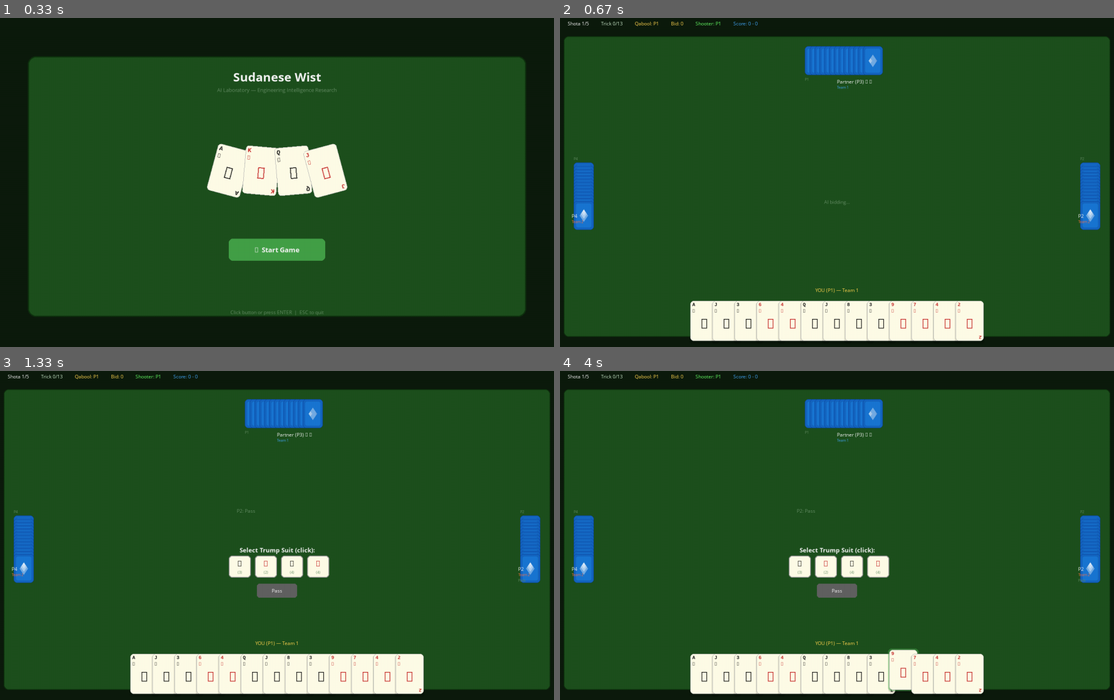
Above: before the commit, frames 1-4 (two rows, left to right).
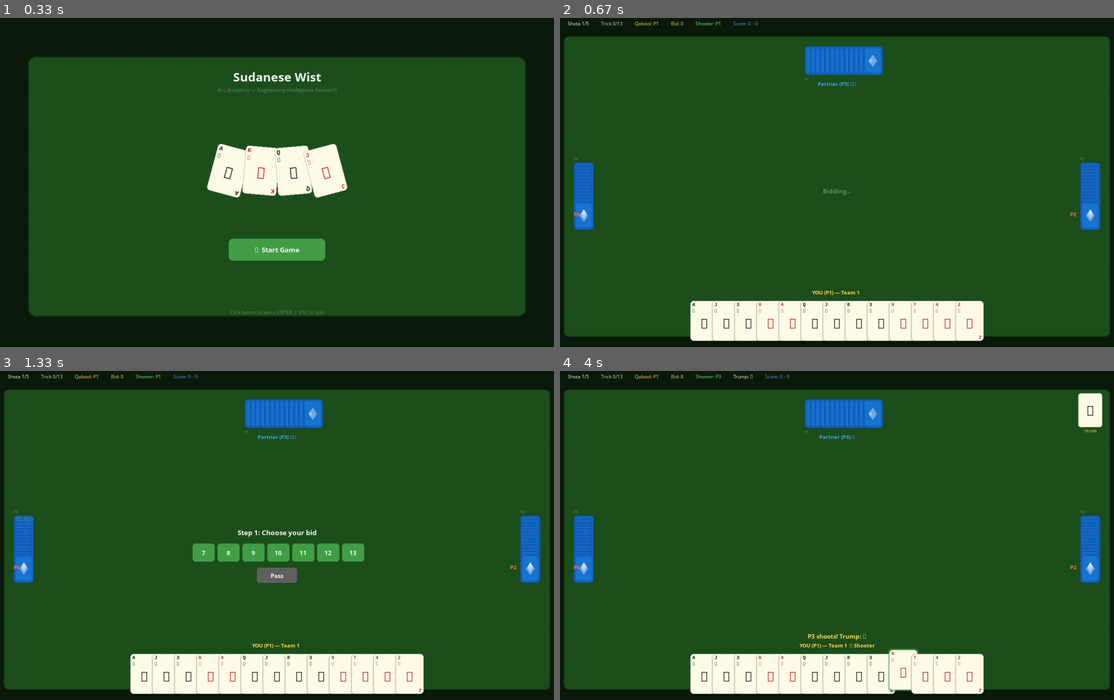
Above: after the commit, the same moments.

Repository: aamagzoub/engineering-intelligence
Game: pygame game, started from gui_pygame/main.py
Same seed, same stepped clock (60 frames per second), same inputs: the game is played once before the commit and once after it.
Inputs (mouse positions are in pixels of both pictures, inside the frame that each line leads up to):
- Up to frame 1 (0.33 s): no input
- Up to frame 2 (0.67 s): tap Enter at 0.33 s
- Up to frame 3 (1.33 s): click (144, 542) at 0.72 s; click (105, 486) at 1.05 s
- Up to frame 4 (4 s): click (726, 673) at 1.38 s; click (848, 426) at 1.72 s; click (787, 551) at 2.05 s, where only the run after the commit has a clickable "8"; click (726, 673) at 2.38 s; click (759, 469) at 2.72 s; click "♠" at 3.05 s; click (654, 571) at 3.38 s; click (903, 673) at 3.72 s

Frame 1 is identical in both runs. In frame 2, 0.3% of the frame differs, in the area x 2-96%, y 18-85%; in frame 3, 3.2%; in frame 4, 2.5%.

Commit message:
feat: Two-step bidding UI (number then trump), fixed labels, bigger fonts

Diff:
--- a/gui_pygame/game_screen.py
+++ b/gui_pygame/game_screen.py
@@ -453,10 +453,9 @@
             self._handle_click(event.pos)
 
     def _handle_click(self, pos):
-        """Handle mouse click — card selection or bidding."""
-        # Bidding phase — suit selection.
+        """Handle mouse click — bidding or card selection."""
+        # Bidding phase.
         if self.phase == "bidding":
-            # Check if it's human's turn.
             is_human_turn = False
             if self._bid_index < len(self._bid_order) and self._bid_order[self._bid_index] == HUMAN_ID:
                 is_human_turn = True
@@ -464,16 +463,30 @@
                 is_human_turn = True
 
             if is_human_turn:
-                # Check suit buttons.
-                rects = self._get_bid_suit_rects()
-                for i, rect in enumerate(rects):
-                    if rect.collidepoint(pos):
-                        self._human_bid_action(i)
+                step = getattr(self, "_bid_step", "number")
+
+                if step == "number":
+                    # Check bid number buttons (7-13).
+                    rects = self._get_bid_number_rects()
+                    for i, rect in enumerate(rects):
+                        if rect.collidepoint(pos):
+                            self._selected_bid = 7 + i
+                            self._bid_step = "trump"
+                            return
+                    # Check pass.
+                    if self._get_bid_pass_rect().collidepoint(pos):
+                        self._bid_step = "number"
+                        self._human_pass_action()
                         return
-                # Check pass button.
-                if self._get_pass_rect().collidepoint(pos):
-                    self._human_pass_action()
-                    return
+
+                elif step == "trump":
+                    # Check suit buttons.
+                    rects = self._get_bid_suit_rects()
+                    for i, rect in enumerate(rects):
+                        if rect.collidepoint(pos):
+                            self._bid_step = "number"
+                            self._human_bid_with_suit(i)
+                            return
 
         # Playing phase — card selection.
         if self.phase == "playing" and self._play_idx < 4:
@@ -482,6 +495,36 @@
                 card = self._get_clicked_card(pos)
                 if card:
                     self._human_play(card)
+
+    def _human_bid_with_suit(self, suit_idx: int):
+        """Human selected bid number + suit."""
+        suits = [Suit.SPADES, Suit.HEARTS, Suit.CLUBS, Suit.DIAMONDS]
+        chosen_suit = suits[suit_idx]
+        bid_value = self._selected_bid
+
+        from environments.wist.bidding import Bid
+        is_qabool = (self.qabool_id == HUMAN_ID and self._bid_index >= len(self._bid_order))
+
+        try:
+            bid = Bid(player_id=HUMAN_ID, value=bid_value)
+            self._bidding_engine.apply_bid(bid, is_sahib_al_qabool=is_qabool)
+        except ValueError as e:
+            self._message = str(e)
+            self._message_timer = 50
+            return
+
+        self._bid_history.append((HUMAN_ID, bid_value))
+        self._has_opening_bid = True
+        self._human_trump_choice = chosen_suit
+        self._player_bids_display[HUMAN_ID] = f"Bid {bid_value}"
+        self._message = f"You bid {bid_value} ({SUIT_SYMBOLS[chosen_suit]})"
+        self._message_timer = 30
+
+        if is_qabool:
+            self._finalize_bidding()
+        else:
+            self._bid_index += 1
+            self._ai_timer = 25
 
     def _human_play(self, card: Card):
         """Human plays a card."""
@@ -670,55 +713,40 @@
         self.screen.blit(next_txt, next_txt.get_rect(centerx=cx, y=cy + 90))
 
     def _render_player_labels(self, cx, cy):
-        """Render player names, teams, and role indicators."""
-        # Player positions: (pid, x, y, name, team, align).
-        labels = [
-            (0, cx, 155, "Partner (P3)", "Team 1"),      # Top (below cards)
-            (3, 40, cy + 65, "P4", "Team 2"),            # Left (below cards)
-            (1, SCREEN_WIDTH - 100, cy + 65, "P2", "Team 2"),  # Right
-        ]
-
-        for pid, x, y, name, team in labels:
-            # Role.
-            role_parts = []
-            if pid == self.qabool_id:
-                role_parts.append("👑")
-            if pid == self.shooter_id:
-                role_parts.append("🎯")
-            role = " ".join(role_parts)
-
-            # Team color badge.
-            team_color = TEAM1_BLUE if "1" in team else TEAM2_ORANGE
-
-            # Render name + role.
-            name_surf = self.fonts["medium"].render(f"{name} {role}", True, TEXT_WHITE)
-            self.screen.blit(name_surf, (x, y))
-
-            # Team indicator (small colored dot + text).
-            team_surf = self.fonts["small"].render(team, True, team_color)
-            self.screen.blit(team_surf, (x, y + 16))
-
-            # Bid display (if available).
-            bid_text = self._player_bids_display.get(pid, "") if hasattr(self, "_player_bids_display") else ""
-            if bid_text:
-                bid_color = TEXT_GOLD if "Bid" in bid_text else TEXT_DIM
-                bid_surf = self.fonts["small"].render(bid_text, True, bid_color)
-                self.screen.blit(bid_surf, (x, y + 30))
-
-        # Human label (bottom).
-        human_y = SCREEN_HEIGHT - CARD_HEIGHT - 75
-        role_parts = []
+        """Render player names and roles clearly without overlap."""
+        font = pygame.font.SysFont("Segoe UI", 14, bold=True)
+        small = pygame.font.SysFont("Segoe UI", 11)
+
+        # Top player (pid 0) — below their cards.
+        p0_role = "👑" if 0 == self.qabool_id else ""
+        p0_role += "🎯" if 0 == self.shooter_id else ""
+        p0_text = f"Partner (P3) {p0_role}"
+        surf = font.render(p0_text, True, TEAM1_BLUE)
+        self.screen.blit(surf, surf.get_rect(centerx=cx, y=160))
+
+        # Left player (pid 3).
+        p3_role = "👑" if 3 == self.qabool_id else ""
+        p3_role += "🎯" if 3 == self.shooter_id else ""
+        p3_text = f"P4 {p3_role}"
+        surf = font.render(p3_text, True, TEAM2_ORANGE)
+        self.screen.blit(surf, (45, cy + 60))
+
+        # Right player (pid 1).
+        p1_role = "👑" if 1 == self.qabool_id else ""
+        p1_role += "🎯" if 1 == self.shooter_id else ""
+        p1_text = f"P2 {p1_role}"
+        surf = font.render(p1_text, True, TEAM2_ORANGE)
+        self.screen.blit(surf, (SCREEN_WIDTH - 120, cy + 60))
+
+        # Human label (bottom, above cards).
+        human_role = ""
         if HUMAN_ID == self.qabool_id:
-            role_parts.append("👑 Qabool")
+            human_role += "👑 Qabool  "
         if HUMAN_ID == self.shooter_id:
-            role_parts.append("🎯 Shooter")
-        role = " | ".join(role_parts)
-
-        you_text = f"YOU (P1) — Team 1"
-        if role:
-            you_text += f"  {role}"
-        you_surf = self.fonts["medium"].render(you_text, True, TEXT_GOLD)
-        self.screen.blit(you_surf, you_surf.get_rect(centerx=cx, y=human_y))
+            human_role += "🎯 Shooter"
+        you_text = f"YOU (P1) — Team 1  {human_role}"
+        surf = font.render(you_text, True, TEXT_GOLD)
+        self.screen.blit(surf, surf.get_rect(centerx=cx, y=SCREEN_HEIGHT - CARD_HEIGHT - 70))
 
     def _render_tricks_won(self, cx, cy):
         """Render won tricks as small face-down piles near each team."""
@@ -766,7 +794,7 @@
         self.screen.blit(label, label.get_rect(centerx=x + 30, y=y + 88))
 
     def _render_bidding_ui(self, cx, cy):
-        """Render bidding interface — suit buttons + pass for human."""
+        """Render bidding interface — 3 steps: bid number → trump → confirm."""
         # Check if it's human's turn.
         is_human_turn = False
         if self._bid_index < len(self._bid_order) and self._bid_order[self._bid_index] == HUMAN_ID:
@@ -774,57 +802,101 @@
         if self.qabool_id == HUMAN_ID and self._bid_index >= len(self._bid_order):
             is_human_turn = True
 
-        # Show all bids so far.
-        bid_y = cy - 80
-        for pid, text in self._player_bids_display.items():
+        # Show previous bids on the sides.
+        bid_font = pygame.font.SysFont("Segoe UI", 13)
+        y_offset = cy - 60
+        for pid, text in (self._player_bids_display or {}).items():
             if text:
                 color = TEXT_GOLD if "Bid" in text else TEXT_DIM
-                surf = self.fonts["medium"].render(f"P{pid+1}: {text}", True, color)
-                self.screen.blit(surf, (cx - 100, bid_y))
-                bid_y += 20
+                surf = bid_font.render(f"P{pid+1}: {text}", True, color)
+                self.screen.blit(surf, (50, y_offset))
+                y_offset += 22
 
         if not is_human_turn:
-            # Waiting for AI.
-            wait = self.fonts["medium"].render("AI bidding...", True, TEXT_DIM)
-            self.screen.blit(wait, wait.get_rect(centerx=cx, y=cy + 30))
-            return
-
-        # Title.
-        title = self.fonts["large"].render("Select Trump Suit (click):", True, TEXT_WHITE)
-        self.screen.blit(title, title.get_rect(centerx=cx, y=cy + 15))
-
-        # Suit buttons.
-        suits = [Suit.SPADES, Suit.HEARTS, Suit.CLUBS, Suit.DIAMONDS]
-        rects = self._get_bid_suit_rects()
+            wait = self.fonts["large"].render("Bidding...", True, TEXT_DIM)
+            self.screen.blit(wait, wait.get_rect(centerx=cx, y=cy))
+            return
+
+        # ---- HUMAN BIDDING UI ----
+        # Step indicator.
+        if not hasattr(self, "_bid_step"):
+            self._bid_step = "number"  # "number" → "trump" → done
+            self._selected_bid = None
+            self._selected_trump_idx = None
+
+        title_font = pygame.font.SysFont("Segoe UI", 18, bold=True)
+        btn_font = pygame.font.SysFont("Segoe UI", 16, bold=True)
         mx, my = pygame.mouse.get_pos()
 
-        for i, (suit, rect) in enumerate(zip(suits, rects)):
-            sym = SUIT_SYMBOLS[suit]
-            count = sum(1 for c in self.players[HUMAN_ID].hand if c.suit == suit)
-            color = RED_SUIT if suit in (Suit.HEARTS, Suit.DIAMONDS) else BLACK_SUIT
-
-            # Button background.
-            hover = rect.collidepoint(mx, my)
-            bg = (255, 255, 240) if hover else CARD_WHITE
-            pygame.draw.rect(self.screen, bg, rect, border_radius=8)
-            pygame.draw.rect(self.screen, (150, 150, 150) if not hover else HIGHLIGHT_GREEN,
-                             rect, width=2, border_radius=8)
-
-            # Suit symbol + count.
-            sym_font = pygame.font.SysFont("Segoe UI", 22, bold=True)
-            sym_surf = sym_font.render(sym, True, color)
-            self.screen.blit(sym_surf, sym_surf.get_rect(centerx=rect.centerx, y=rect.y + 5))
-
-            count_surf = self.fonts["small"].render(f"({count})", True, TEXT_DIM)
-            self.screen.blit(count_surf, count_surf.get_rect(centerx=rect.centerx, y=rect.y + 35))
-
-        # Pass button.
-        pass_rect = self._get_pass_rect()
-        hover = pass_rect.collidepoint(mx, my)
-        bg = (80, 80, 80) if hover else BUTTON_GREY
-        pygame.draw.rect(self.screen, bg, pass_rect, border_radius=6)
-        pass_surf = self.fonts["medium"].render("Pass", True, TEXT_WHITE)
-        self.screen.blit(pass_surf, pass_surf.get_rect(center=pass_rect.center))
+        if self._bid_step == "number":
+            # Step 1: Select bid number (7-13) or Pass.
+            title = title_font.render("Step 1: Choose your bid", True, TEXT_WHITE)
+            self.screen.blit(title, title.get_rect(centerx=cx, y=cy - 30))
+
+            # Bid number buttons: 7, 8, 9, 10, 11, 12, 13.
+            for i, val in enumerate(range(7, 14)):
+                rect = pygame.Rect(cx - 210 + i * 62, cy + 10, 55, 45)
+                hover = rect.collidepoint(mx, my)
+                bg = (56, 142, 60) if hover else BUTTON_GREEN
+                pygame.draw.rect(self.screen, bg, rect, border_radius=6)
+                if hover:
+                    pygame.draw.rect(self.screen, TEXT_GREEN, rect, width=2, border_radius=6)
+                num_surf = btn_font.render(str(val), True, TEXT_WHITE)
+                self.screen.blit(num_surf, num_surf.get_rect(center=rect.center))
+
+            # Pass button.
+            pass_rect = pygame.Rect(cx - 50, cy + 70, 100, 38)
+            hover = pass_rect.collidepoint(mx, my)
+            bg = (80, 80, 80) if hover else BUTTON_GREY
+            pygame.draw.rect(self.screen, bg, pass_rect, border_radius=6)
+            pass_surf = btn_font.render("Pass", True, TEXT_WHITE)
+            self.screen.blit(pass_surf, pass_surf.get_rect(center=pass_rect.center))
+
+        elif self._bid_step == "trump":
+            # Step 2: Select trump suit.
+            title = title_font.render(f"Step 2: Select trump (Bid: {self._selected_bid})", True, TEXT_WHITE)
+            self.screen.blit(title, title.get_rect(centerx=cx, y=cy - 30))
+
+            suits = [Suit.SPADES, Suit.HEARTS, Suit.CLUBS, Suit.DIAMONDS]
+            for i, suit in enumerate(suits):
+                sym = SUIT_SYMBOLS[suit]
+                count = sum(1 for c in self.players[HUMAN_ID].hand if c.suit == suit)
+                rect = pygame.Rect(cx - 140 + i * 75, cy + 10, 65, 60)
+                hover = rect.collidepoint(mx, my)
+                color = RED_SUIT if suit in (Suit.HEARTS, Suit.DIAMONDS) else BLACK_SUIT
+
+                bg = (255, 255, 240) if hover else CARD_WHITE
+                pygame.draw.rect(self.screen, bg, rect, border_radius=8)
+                if hover:
+                    pygame.draw.rect(self.screen, HIGHLIGHT_GREEN, rect, width=2, border_radius=8)
+                else:
+                    pygame.draw.rect(self.screen, (180, 180, 180), rect, width=1, border_radius=8)
+
+                sym_font = pygame.font.SysFont("Segoe UI", 26, bold=True)
+                sym_surf = sym_font.render(sym, True, color)
+                self.screen.blit(sym_surf, sym_surf.get_rect(centerx=rect.centerx, y=rect.y + 5))
+
+                cnt_surf = self.fonts["small"].render(f"({count})", True, TEXT_DIM)
+                self.screen.blit(cnt_surf, cnt_surf.get_rect(centerx=rect.centerx, y=rect.y + 42))
+
+    # Bidding click rects.
+    def _get_bid_number_rects(self) -> list[pygame.Rect]:
+        cx = SCREEN_WIDTH // 2
+        cy = SCREEN_HEIGHT // 2
+        return [pygame.Rect(cx - 210 + i * 62, cy + 10, 55, 45) for i in range(7)]
+
+    def _get_bid_pass_rect(self) -> pygame.Rect:
+        cx = SCREEN_WIDTH // 2
+        cy = SCREEN_HEIGHT // 2
+        return pygame.Rect(cx - 50, cy + 70, 100, 38)
+
+    def _get_bid_suit_rects(self) -> list[pygame.Rect]:
+        cx = SCREEN_WIDTH // 2
+        cy = SCREEN_HEIGHT // 2
+        return [pygame.Rect(cx - 140 + i * 75, cy + 10, 65, 60) for i in range(4)]
+
+    def _get_pass_rect(self) -> pygame.Rect:
+        return self._get_bid_pass_rect()
 
     def _render_info_bar(self):
         """Render the top information bar."""
